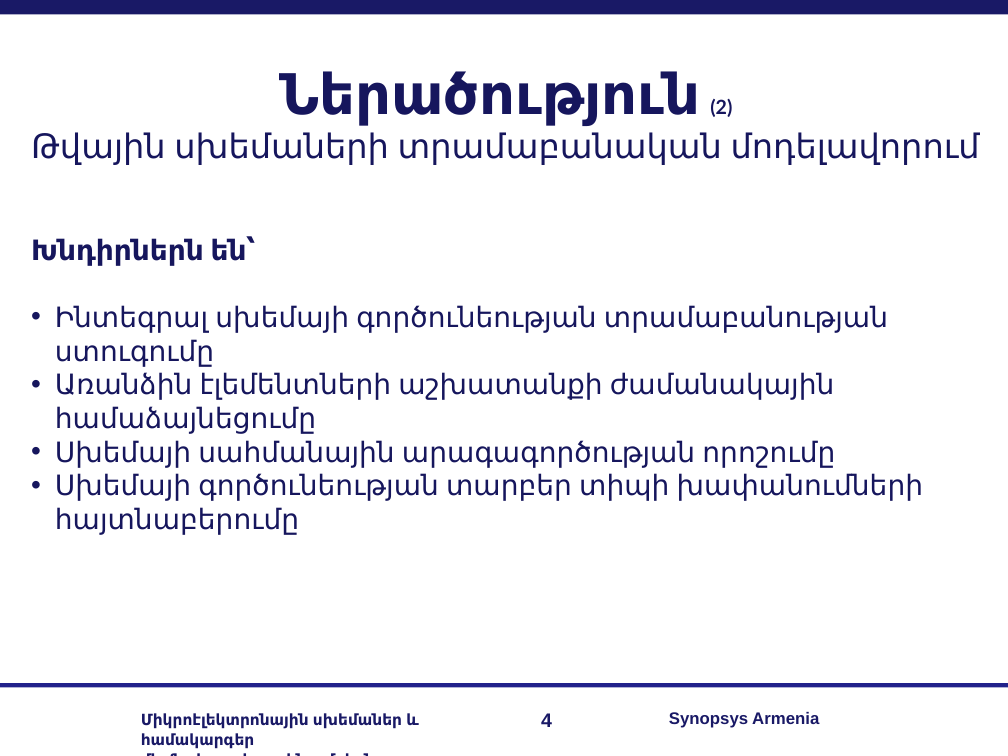
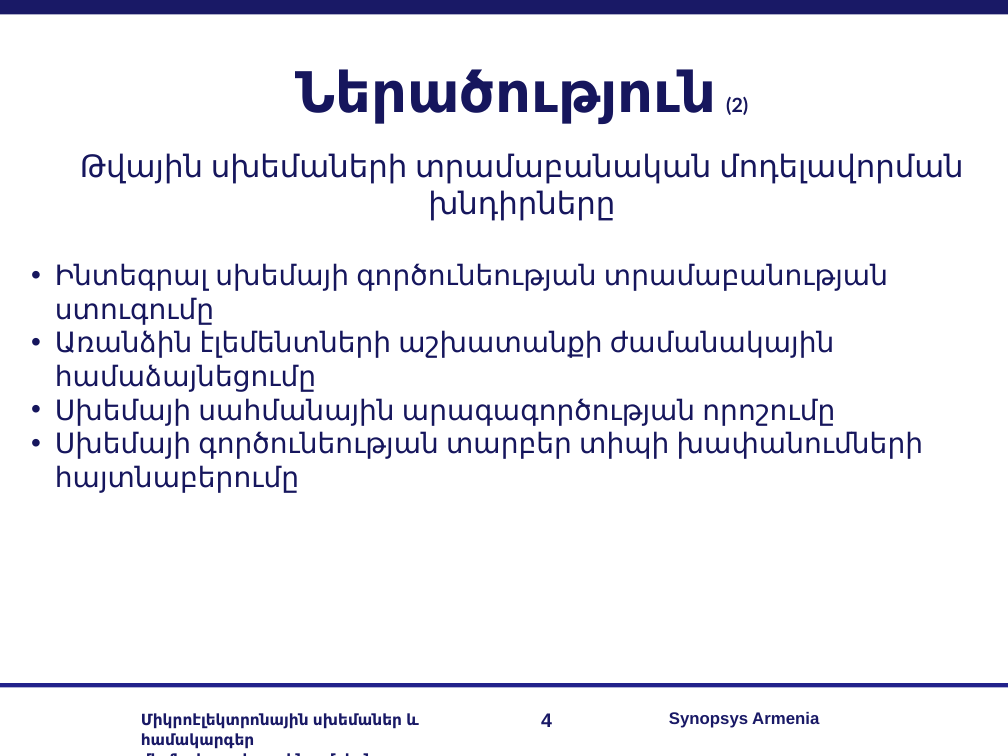
Before and after one commit to RazKarapetyan/Master_thesis, a slide deck: slide 4 of My real work/my_master_slides.ppt. Drawn at 1008x756 pixels with LibreOffice and Linux fonts; fonts in the diff are those of the drawing; background and template pictures are left out. Boxes give left, top, right and bottom in pixels: in the first picture for what was removed or moved away, otherwise in the second. Text is boxed around its words. In the diff, an @@ line names an element or a change of style, - is before the commit and + after.

Commit message:
fix slides

```diff
--- a/My real work/my_master_slides.ppt
+++ b/My real work/my_master_slides.ppt
@@ text at bbox=[80, 69, 963, 221]: text changed; size 24 to 22 pt @@
-Ներածություն (2)
-Թվային սխեմաների տրամաբանական մոդելավորում
+Ներածություն (2)
+Թվային սխեմաների տրամաբանական մոդելավորման խնդիրները
@@ text "Ինտեգրալ սխեմայի գործունեության տրամաբանության ստուգումը": place and size @@
-text "Ինտեգրալ սխեմայի գործունեության տրամաբանության ստուգումը" at bbox=[31, 237, 923, 535]
+text "Ինտեգրալ սխեմայի գործունեության տրամաբանության ստուգումը" at bbox=[55, 263, 923, 493]
@@ text at bbox=[31, 237, 256, 266]: paragraph removed @@
-Խնդիրներն են՝
```
Also in this commit, not shown: 4 other slides changed, 1 slide added, 2 slides removed, 5 other files.
